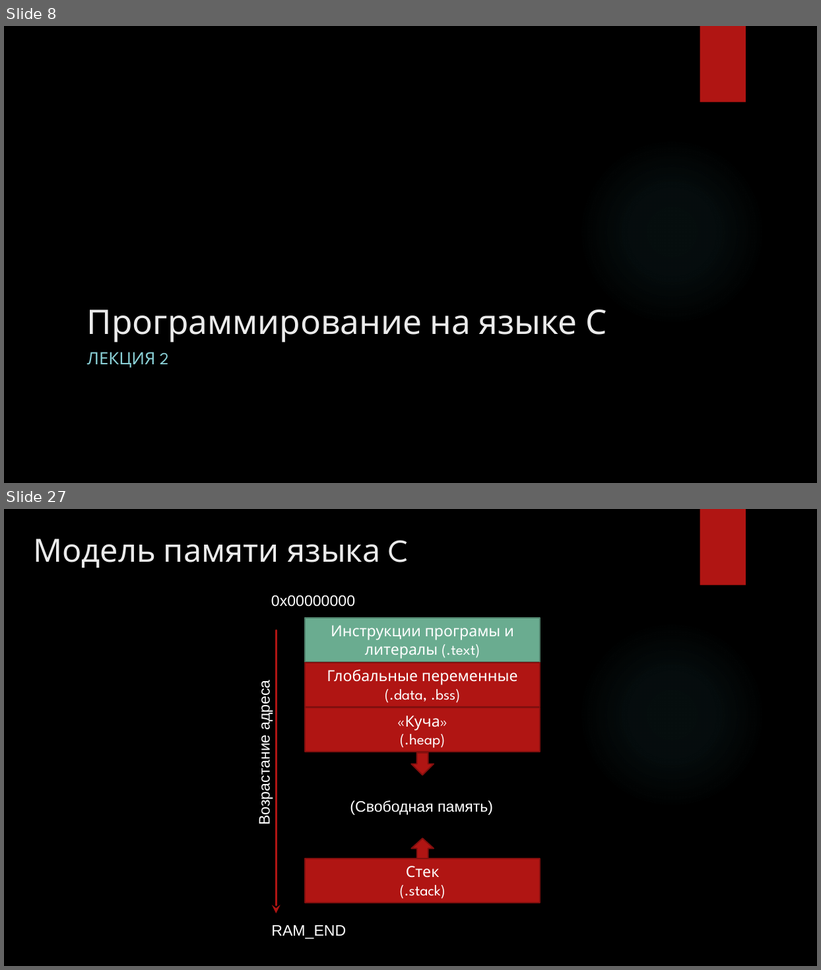
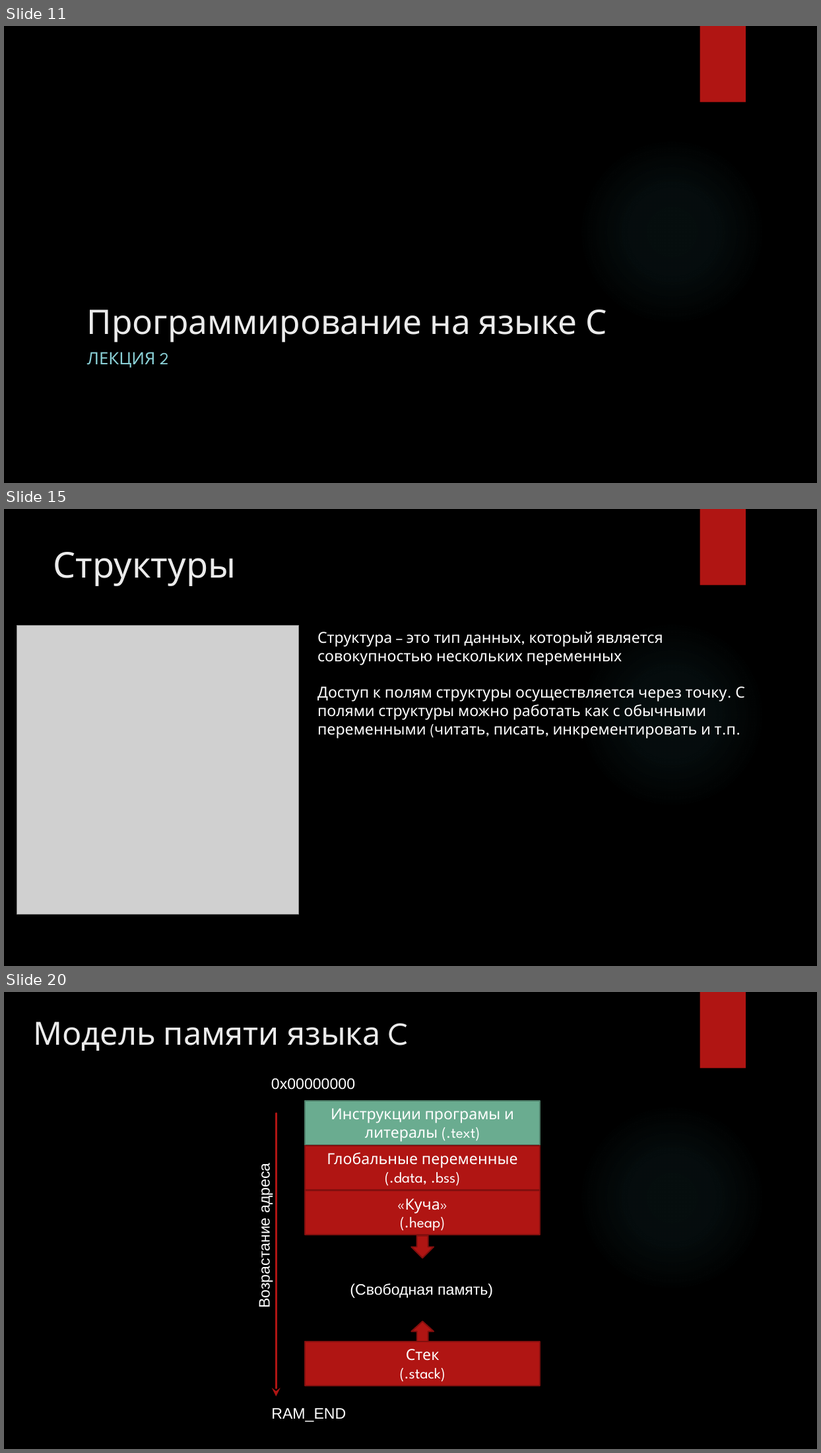
Before and after one commit to cansat-rsce/Organisation, a slide deck: лекции/Лекция2. Программирование на языке С (продолжение).pptx. Shown one above the other, each under a label of ours: slides 8 and 27 before the commit, slides 11, 15 and 20 after it; the slides between them are not shown. The pictures are 821x970 and 821x1453 pixels, drawn with LibreOffice and Linux fonts; fonts in the diff are those of the drawing; grey boxes stand for pictures; background and template pictures are left out. Boxes give left, top, right and bottom in pixels: in the first picture for what was removed or moved away, otherwise in the second. Text is boxed around its words. In the diff, an @@ line names an element or a change of style, - is before the commit and + after.

```diff
--- a/лекции/Лекция2. Программирование на языке С (продолжение).pptx
+++ b/лекции/Лекция2. Программирование на языке С (продолжение).pptx
@@ slide 15 added at [4, 509, 817, 966], background picture (left out); not listed: 2 template elements that a slide beside it also shows @@
@@ title added at [54, 552, 236, 586], 42 pt, text #EBEBEB @@
+Структуры
@@ picture added at [17, 626, 298, 915] @@
@@ text added at [318, 631, 745, 739], 18 pt, text #FFFFFF @@
+Структура – это тип данных, который является совокупностью нескольких переменных
+Доступ к полям структуры осуществляется через точку. С полями структуры можно работать как с обычными переменными (читать, писать, инкрементировать и т.п.
@@ what was slide 8 is now slide 11 @@
@@ what was slide 27 is now slide 20 @@
```
Also in this commit, not shown: 7 slides changed, 12 other slides added, 20 slides removed, 2 other files.
